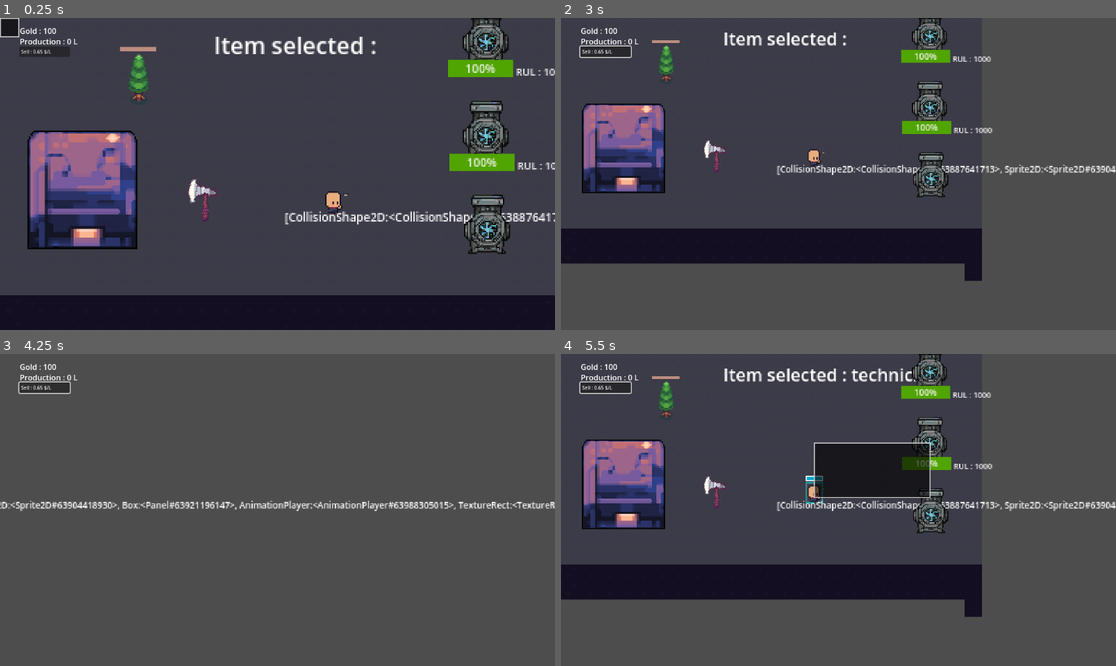
Above: before the commit, frames 1-4 (two rows, left to right).
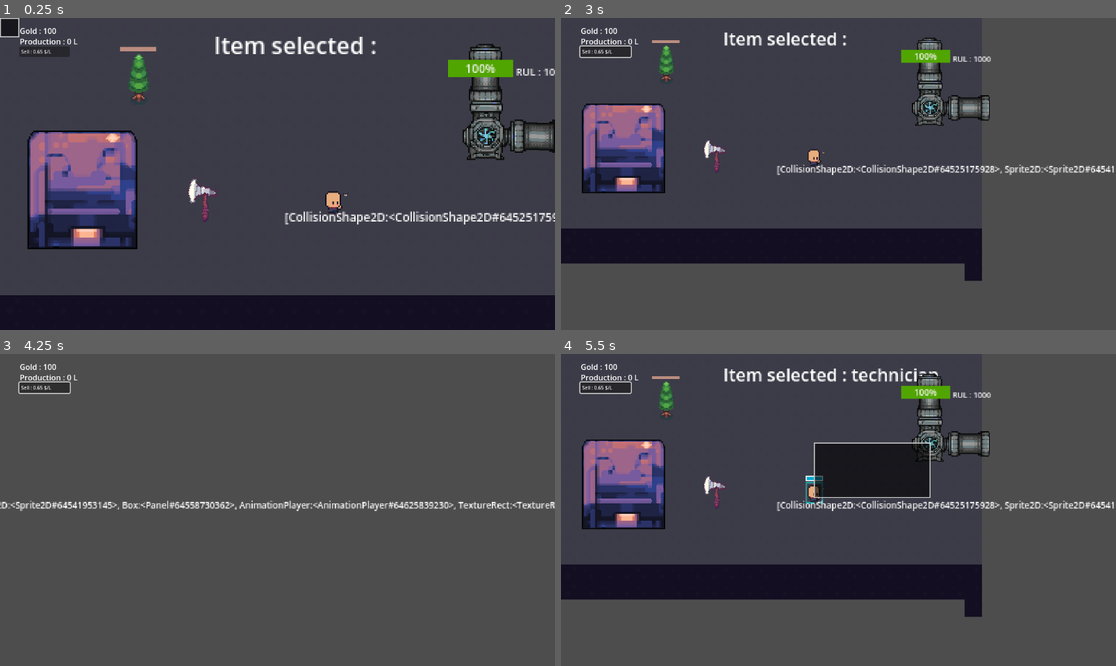
Above: after the commit, the same moments.

Repository: hsn-baqshi/maintenance_game
Game: Godot game, scene res://scenes/world.tscn
Two runs of this game, one before a commit and one after it. Both use one fixed random seed, a clock stepped at 60 frames per second and the inputs below. The project has no main scene, so this scene is started directly. The engine's default icon, where the game draws it, is replaced by a stand-in: a white triangle on a blue panel in a dark square.
Inputs (mouse positions are in pixels of both pictures, inside the frame that each line leads up to):
- Up to frame 1 (0.25 s): no input
- Up to frame 2 (3 s): click "Sell : 0.65 $/L" at 0.5 s; tap Enter at 1.25 s; drag from (644, 189) to (699, 99) at 1.27 s; drag from (605, 174) to (699, 99) at 2.02 s; move the mouse to (1043, 133) at 2.77 s; hold Right (ui_right) from 2.78 s (still down); tap Mouse wheel down (WheelDown) at 2.85 s; click (1043, 133) at 2.92 s
- Up to frame 3 (4.25 s): release Right (ui_right) at 3.5 s; drag from (249, 572) to (111, 463) at 3.52 s
- Up to frame 4 (5.5 s): move the mouse to (1005, 556) at 4.27 s; press the mouse at (1005, 556) at 4.28 s; hold Left (ui_left) 4.28-5 s; release the mouse at (1005, 556) at 5 s; drag from (816, 497) to (932, 441) at 5.02 s

The runs differ from the first frame. In frame 1, 3.6% of the frame differs, in the area x 80-100%, y 0-76%; in frame 2, 2.2%; in frame 3, 0.3%; in frame 4, 2.2%.

Commit message:
fix

Diff:
--- a/scenes/pump.tscn
+++ b/scenes/pump.tscn
@@ -185,6 +185,7 @@
 shape = SubResource("RectangleShape2D_nsygi")
 
 [node name="inlet_area" type="Area2D" parent="." groups=["inlet"]]
+position = Vector2(26, -27)
 
 [node name="CollisionShape2D" type="CollisionShape2D" parent="inlet_area"]
 position = Vector2(5, 37)
--- a/scenes/world.tscn
+++ b/scenes/world.tscn
@@ -9,6 +9,7 @@
 [ext_resource type="PackedScene" uid="uid://bxyx85h5m304r" path="res://scenes/barracks.tscn" id="7_fdtyo"]
 [ext_resource type="PackedScene" uid="uid://bas75hbmg3l78" path="res://scenes/pump.tscn" id="8_3tcgp"]
 [ext_resource type="PackedScene" uid="uid://c418k6jh0lbut" path="res://scenes/technician.tscn" id="9_q4psk"]
+[ext_resource type="PackedScene" uid="uid://drsn7mgoevtyq" path="res://scenes/pipe.tscn" id="10_y8y5d"]
 
 [sub_resource type="StyleBoxFlat" id="StyleBoxFlat_dhy0r"]
 bg_color = Color(0, 0, 0, 0.611765)
@@ -1813,13 +1814,14 @@
 offset_right = 188.0
 offset_bottom = 30.0
 
-[node name="pump2" parent="." instance=ExtResource("8_3tcgp")]
-position = Vector2(332, 138)
-
-[node name="pump3" parent="." instance=ExtResource("8_3tcgp")]
-position = Vector2(331, 8)
-
 [node name="spares" type="Node2D" parent="."]
 
 [node name="RigidBody2D" parent="spares" instance=ExtResource("7_0rvy6")]
 position = Vector2(141, 124)
+
+[node name="pipe" parent="." instance=ExtResource("10_y8y5d")]
+position = Vector2(371, 82)
+rotation = -1.57079
+
+[node name="pipe2" parent="." instance=ExtResource("10_y8y5d")]
+position = Vector2(336, 38)
Not shown: 1 places in scenes/world.tscn that only renumber resources
